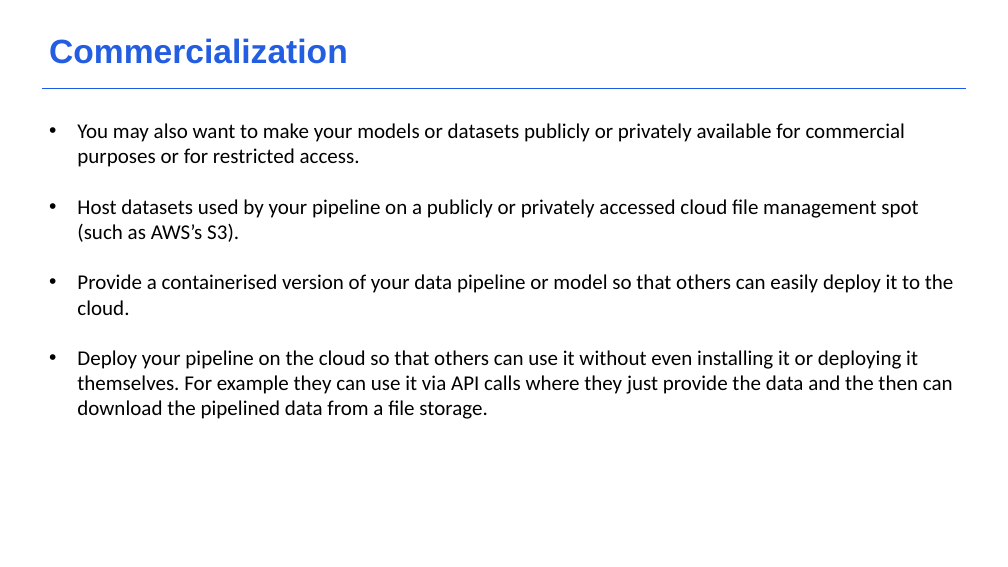
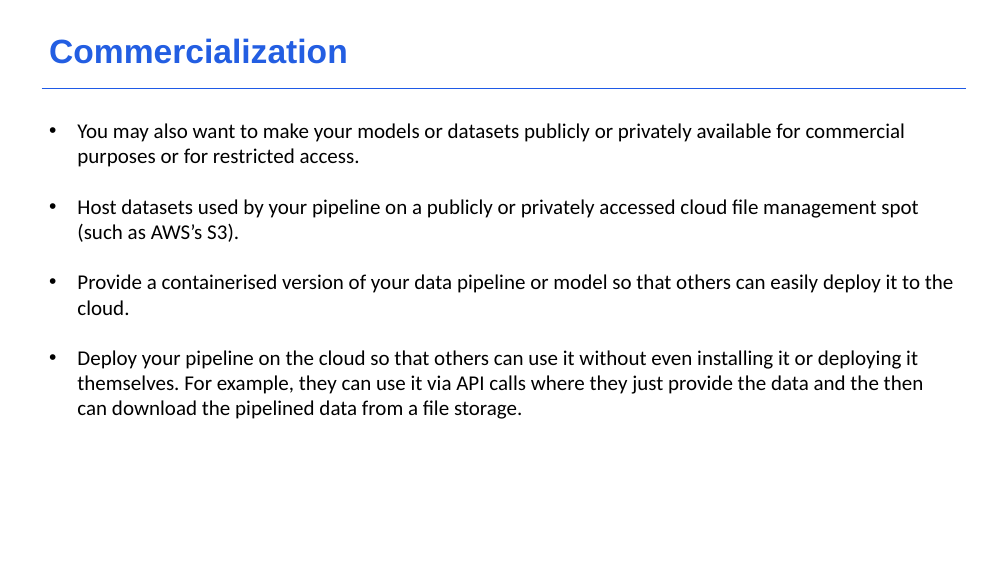
Before and after one commit to acceleratescience/data-school-Autumn23, a slide deck: slide 9 of Lecture notes/5_Publishing.pptx. Drawn at 1008x567 pixels with LibreOffice and Linux fonts; fonts in the diff are those of the drawing; background and template pictures are left out. Boxes give left, top, right and bottom in pixels: in the first picture for what was removed or moved away, otherwise in the second. Text is boxed around its words. In the diff, an @@ line names an element or a change of style, - is before the commit and + after.

```diff
--- a/Lecture notes/5_Publishing.pptx
+++ b/Lecture notes/5_Publishing.pptx
@@ text at [77,350,924,419]: text changed @@
-• Deploy your pipeline on the cloud so that others can use it without even installing it or deploying it themselves. For example they can use it via API calls where they just provide the data and the then can download the pipelined data from a file storage.
+• Deploy your pipeline on the cloud so that others can use it without even installing it or deploying it themselves. For example, they can use it via API calls where they just provide the data and the then can download the pipelined data from a file storage.
```
Also in this commit, not shown: 2 other slides changed, 1 other file.
